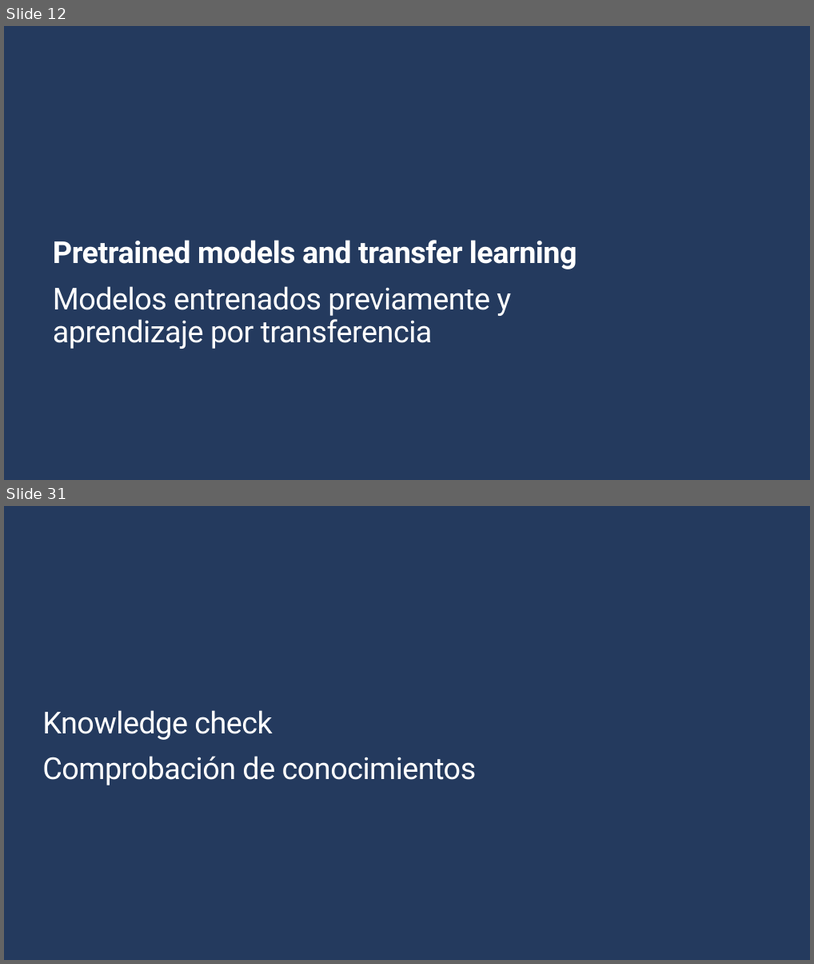
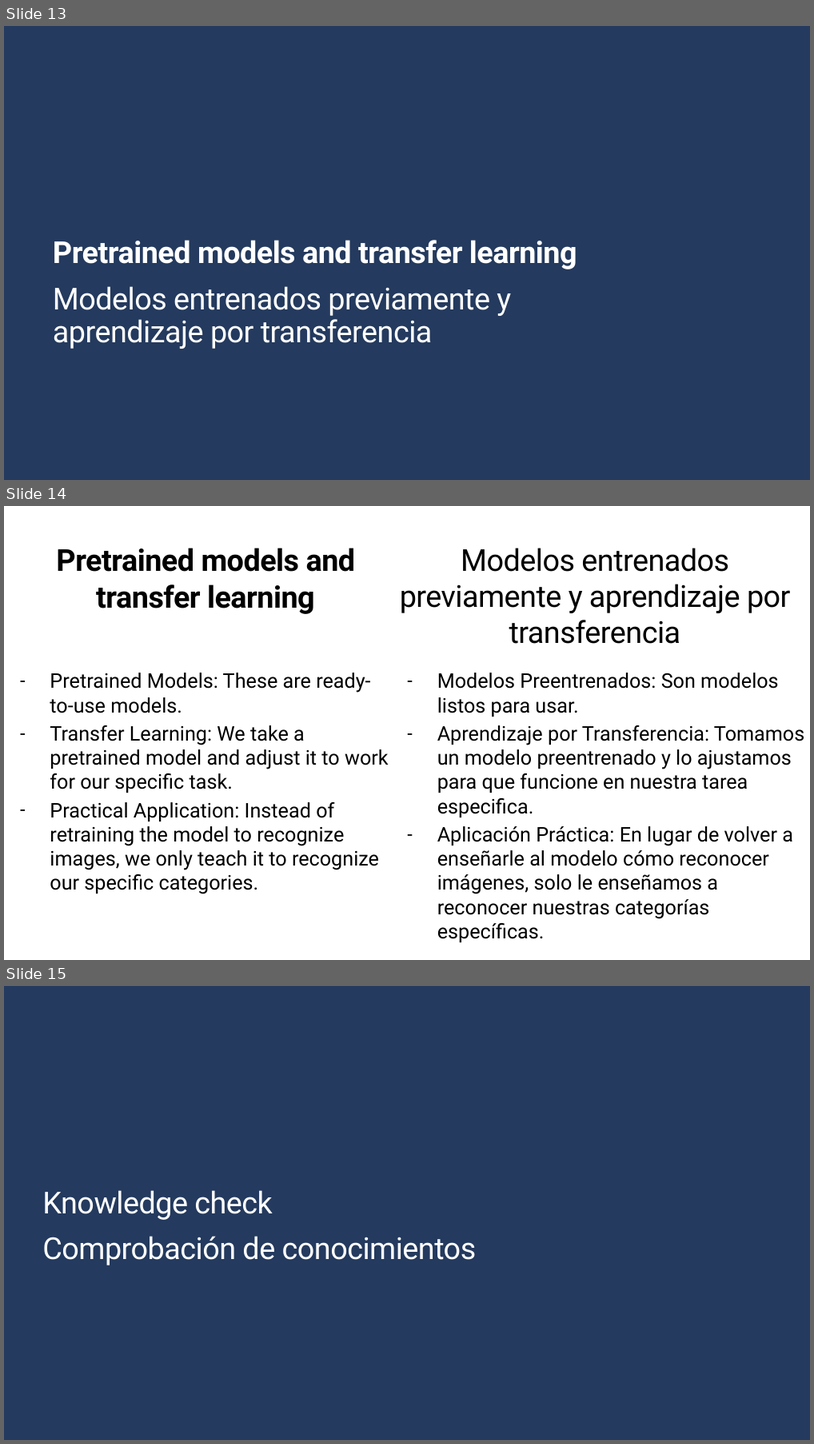
Before and after one commit to Gilberto-Guzman-Student-Ambassadors/Introduction_to_Computer_Vision_with_TensorFlow, a slide deck: presentation/slides.pptx. Shown one above the other, each under a label of ours: slides 12 and 31 before the commit, slides 13, 14 and 15 after it; the slides between them are not shown. The pictures are 814x964 and 814x1444 pixels, drawn with LibreOffice and Linux fonts; fonts in the diff are those of the drawing; background and template pictures are left out. Boxes give left, top, right and bottom in pixels: in the first picture for what was removed or moved away, otherwise in the second. Text is boxed around its words. In the diff, an @@ line names an element or a change of style, - is before the commit and + after.

```diff
--- a/presentation/slides.pptx
+++ b/presentation/slides.pptx
@@ slide 14 added at (x1=4, y1=506, x2=810, y2=960), background #FFFFFF @@
@@ title added at (x1=56, y1=548, x2=356, y2=614), 36 pt, text #000000, bold @@
+Pretrained models and transfer learning
@@ text added at (x1=400, y1=548, x2=791, y2=644), 36 pt, text #000000 @@
+Modelos entrenados previamente y aprendizaje por transferencia
@@ text added at (x1=50, y1=672, x2=389, y2=894), 24 pt, text #000000 @@
+– Pretrained Models: These are ready-to-use models.
+– Transfer Learning: We take a pretrained model and adjust it to work for our specific task.
+– Practical Application: Instead of retraining the model to recognize images, we only teach it to recognize our specific categories.
@@ text added at (x1=438, y1=672, x2=805, y2=919), 24 pt, text #000000 @@
+– Modelos Preentrenados: Son modelos listos para usar.
+– Aprendizaje por Transferencia: Tomamos un modelo preentrenado y lo ajustamos para que funcione en nuestra tarea especifica.
+– Aplicación Práctica: En lugar de volver a enseñarle al modelo cómo reconocer imágenes, solo le enseñamos a reconocer nuestras categorías específicas.
@@ what was slide 12 is now slide 13 @@
@@ what was slide 31 is now slide 15 @@
```
Also in this commit, not shown: 1 slide changed, 1 other slide added, 18 slides removed.
